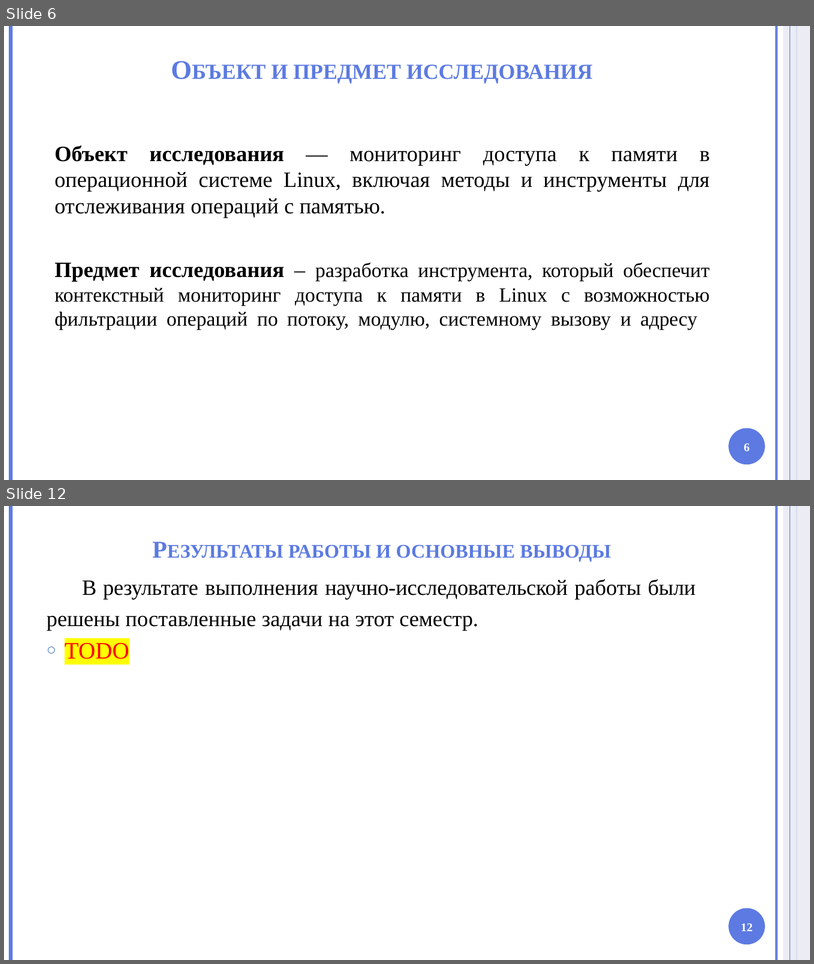
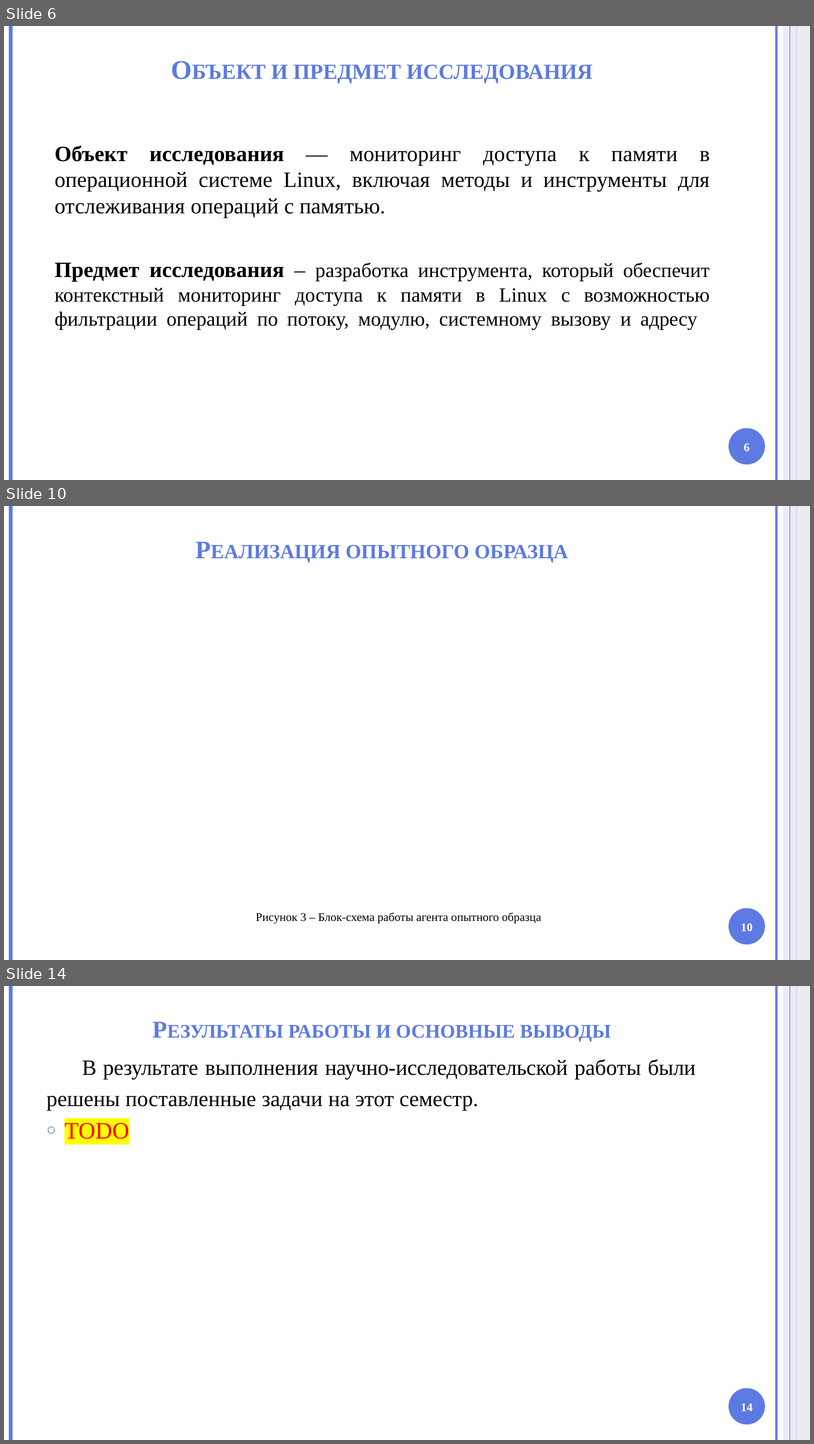
Before and after one commit to HotHeadd/nir_mephi, a slide deck: part2/Презентация.pptx. Shown one above the other, each under a label of ours: slides 6 and 12 before the commit, slides 6, 10 and 14 after it; the slides between them are not shown. The pictures are 814x964 and 814x1444 pixels, drawn with LibreOffice and Linux fonts; fonts in the diff are those of the drawing; background and template pictures are left out. Boxes give left, top, right and bottom in pixels: in the first picture for what was removed or moved away, otherwise in the second. Text is boxed around its words. In the diff, an @@ line names an element or a change of style, - is before the commit and + after.

```diff
--- a/part2/Презентация.pptx
+++ b/part2/Презентация.pptx
@@ slide 10 added at (x1=4, y1=506, x2=810, y2=960), background #FFFFFF; not listed: 6 template elements that a slide beside it also shows @@
@@ title added at (x1=346, y1=544, x2=569, y2=562), 30 pt, text #5C7AE1, bold, small capitals @@
+Реализация опытного образца
@@ text added at (x1=256, y1=912, x2=541, y2=924), 14 pt, text #000000 @@
+Рисунок 3 – Блок-схема работы агента опытного образца
@@ page number added at (x1=741, y1=923, x2=753, y2=931), 14 pt, text #FFFFFF, bold @@
+10
@@ what was slide 12 is now slide 14 @@
@@ page number at (x1=741, y1=1403, x2=753, y2=1411): text changed @@
-12
+14
```
Also in this commit, not shown: 2 slides changed, 5 other slides added, 4 slides removed, 32 other files.
